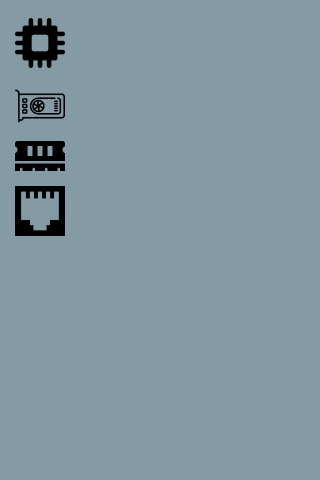
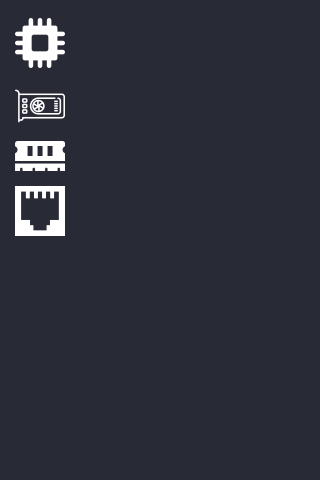
Revision of a layered 320px x 480px image; what changed, layer by layer:
added layer "lan_white.svg" in group "LAN" over <box>15,186,65,236</box>
hid "lan.svg" over <box>15,186,65,236</box>
added layer "ram_white.svg" in group "RAM" over <box>15,141,65,171</box>
hid "ram.svg" over <box>15,141,65,171</box>
added layer "gpu_white.svg" in group "GPU" over <box>15,89,65,123</box>
hid "gpu.svg" over <box>15,89,65,123</box>
added layer "cpu_white.svg" in group "CPU" over <box>15,18,65,68</box>
hid "cpu.svg" over <box>15,18,65,68</box>
painted on "Background" over <box>0,0,320,480</box>
